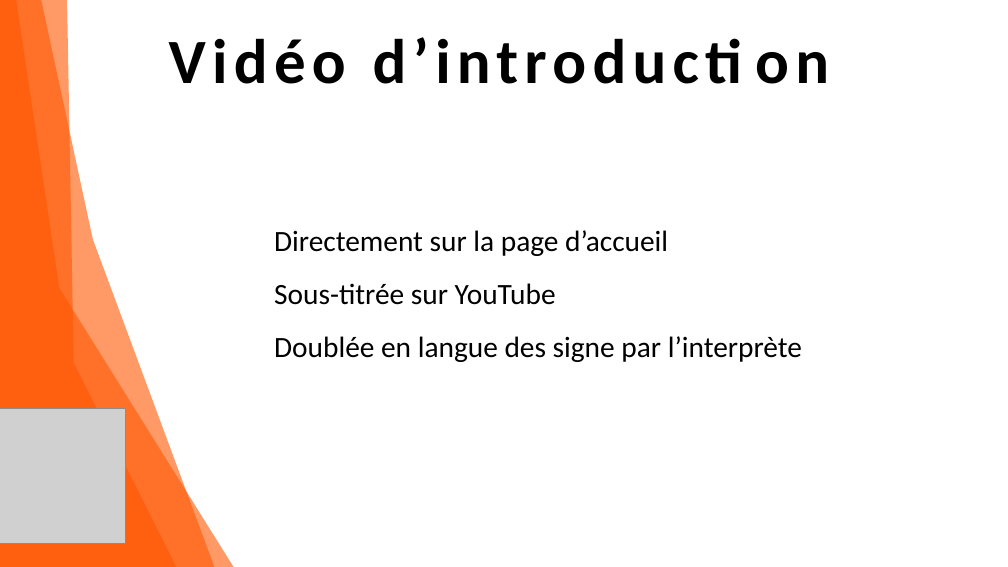
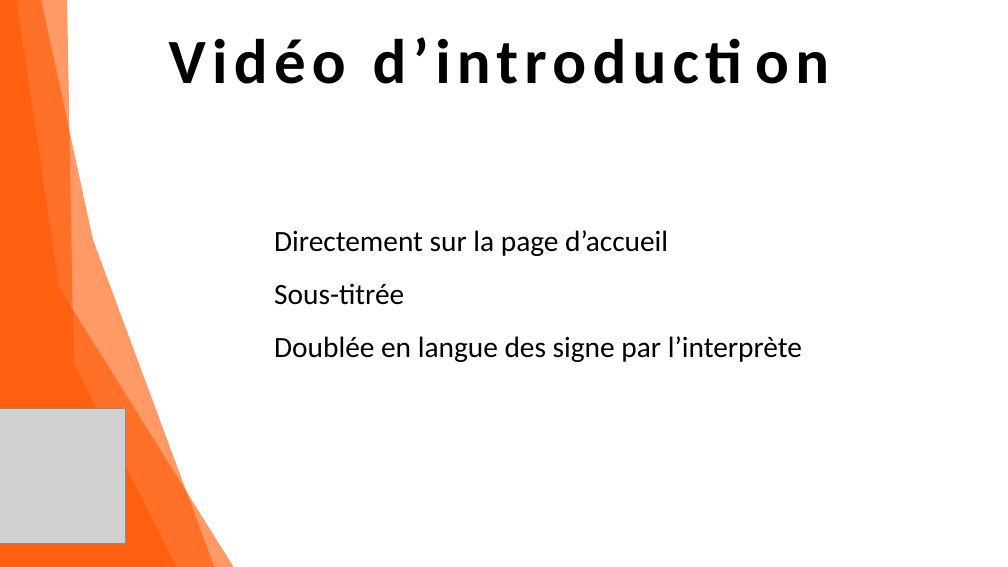
Before and after one commit to Fire-Owl/a11e-accessibilite, a slide deck: slide 12 of dossier-conception/dossier-conception-a11e-v2.pptx. Drawn at 1008x567 pixels with LibreOffice and Linux fonts; fonts in the diff are those of the drawing; grey boxes stand for pictures. Boxes give left, top, right and bottom in pixels: in the first picture for what was removed or moved away, otherwise in the second. Text is boxed around its words. In the diff, an @@ line names an element or a change of style, - is before the commit and + after.

```diff
--- a/dossier-conception/dossier-conception-a11e-v2.pptx
+++ b/dossier-conception/dossier-conception-a11e-v2.pptx
@@ text at (274, 283, 404, 305): text changed @@
-Sous-titrée sur YouTube
+Sous-titrée
```
Also in this commit, not shown: 2 other slides changed, 5 other files.
